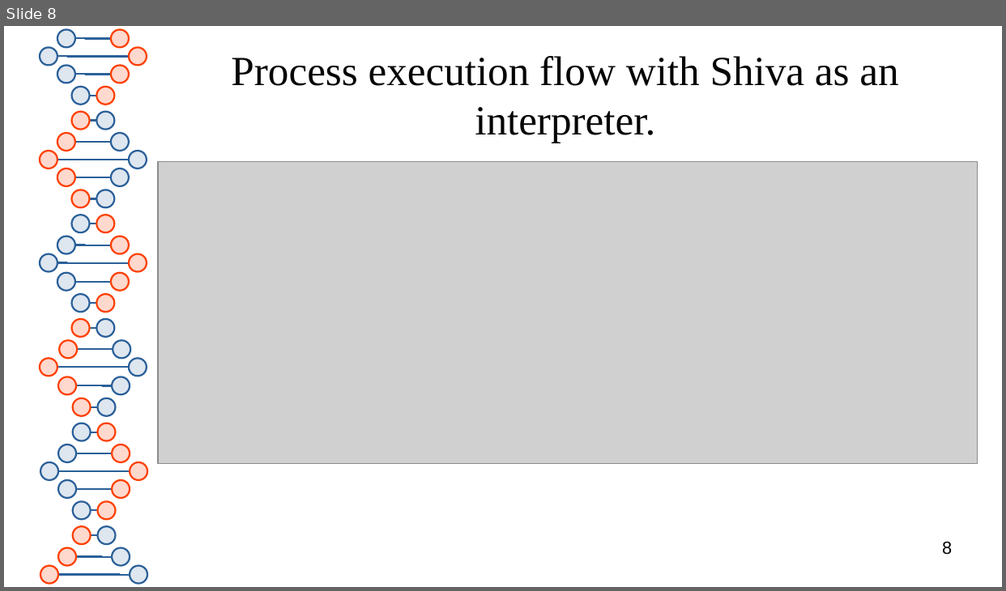
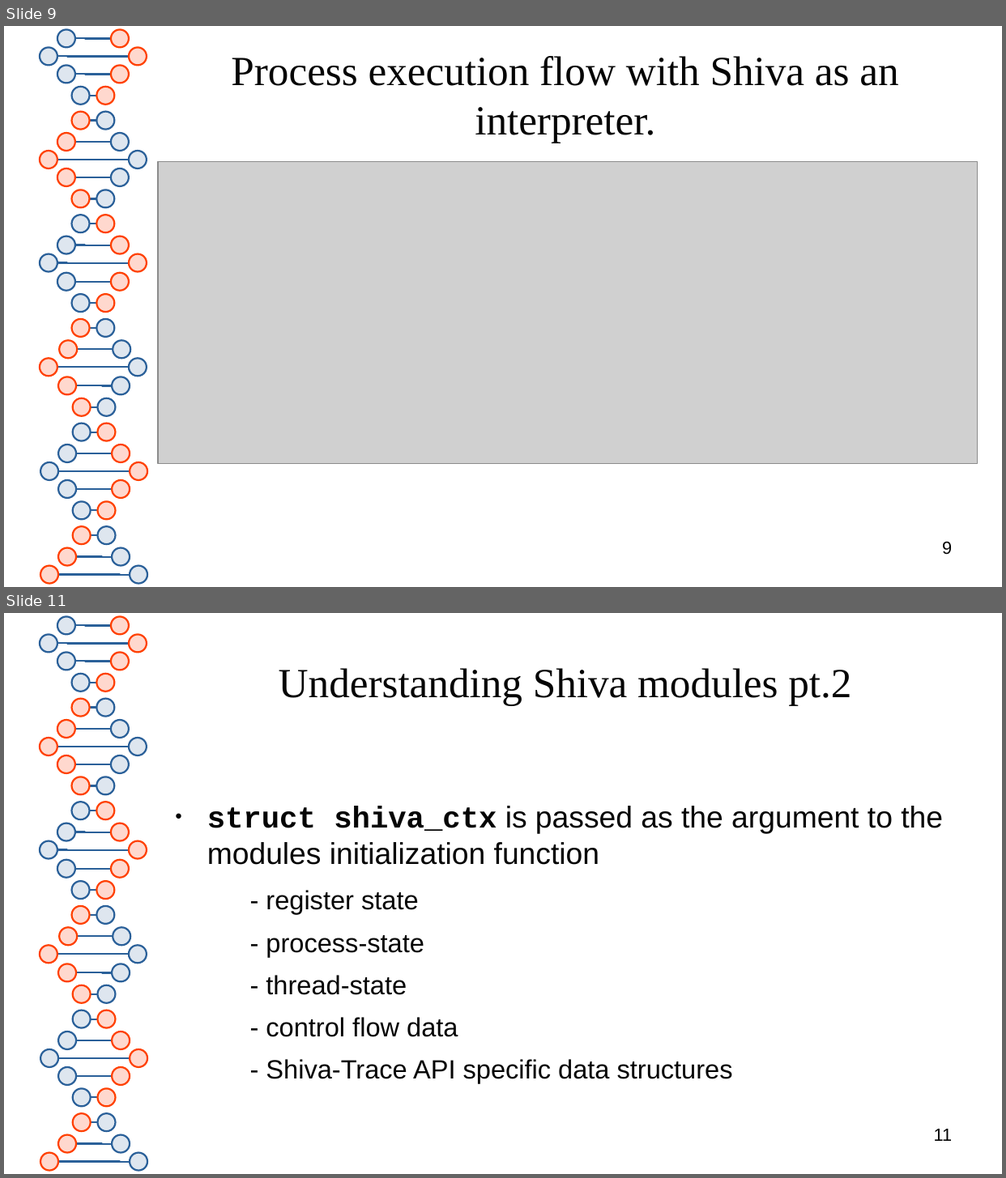
Before and after one commit to advanced-microcode-patching/shiva, a slide deck: presentation/shiva_runtime.odp. Shown one above the other, each under a label of ours: slide 8 before the commit, slides 9 and 11 after it; the slides between them are not shown. The pictures are 1006x591 and 1006x1178 pixels, drawn with LibreOffice and Linux fonts; fonts in the diff are those of the drawing; grey boxes stand for pictures. Boxes give left, top, right and bottom in pixels: in the first picture for what was removed or moved away, otherwise in the second. Text is boxed around its words. In the diff, an @@ line names an element or a change of style, - is before the commit and + after.

```diff
--- a/presentation/shiva_runtime.odp
+++ b/presentation/shiva_runtime.odp
@@ slide 11 added at (4,613,1002,1174), background #FFFFFF; not listed: 81 template elements that a slide beside it also shows @@
@@ title added at (279,668,851,705), 33 pt, text #050505 @@
+Understanding Shiva modules pt.2
@@ text added at (207,806,943,1084), 21 pt, text #050505 @@
+● struct shiva_ctx is passed as the argument to the modules initialization function
+  - register state
+  - process-state
+  - thread-state
+  - control flow data
+  - Shiva-Trace API specific data structures
@@ page number added at (934,1129,953,1141), 14 pt, text #000000 @@
+11
@@ what was slide 8 is now slide 9 @@
@@ page number at (942,542,952,555): text changed @@
-8
+9
```
Also in this commit, not shown: 2 slides changed, 3 other slides added, 35 other files.
